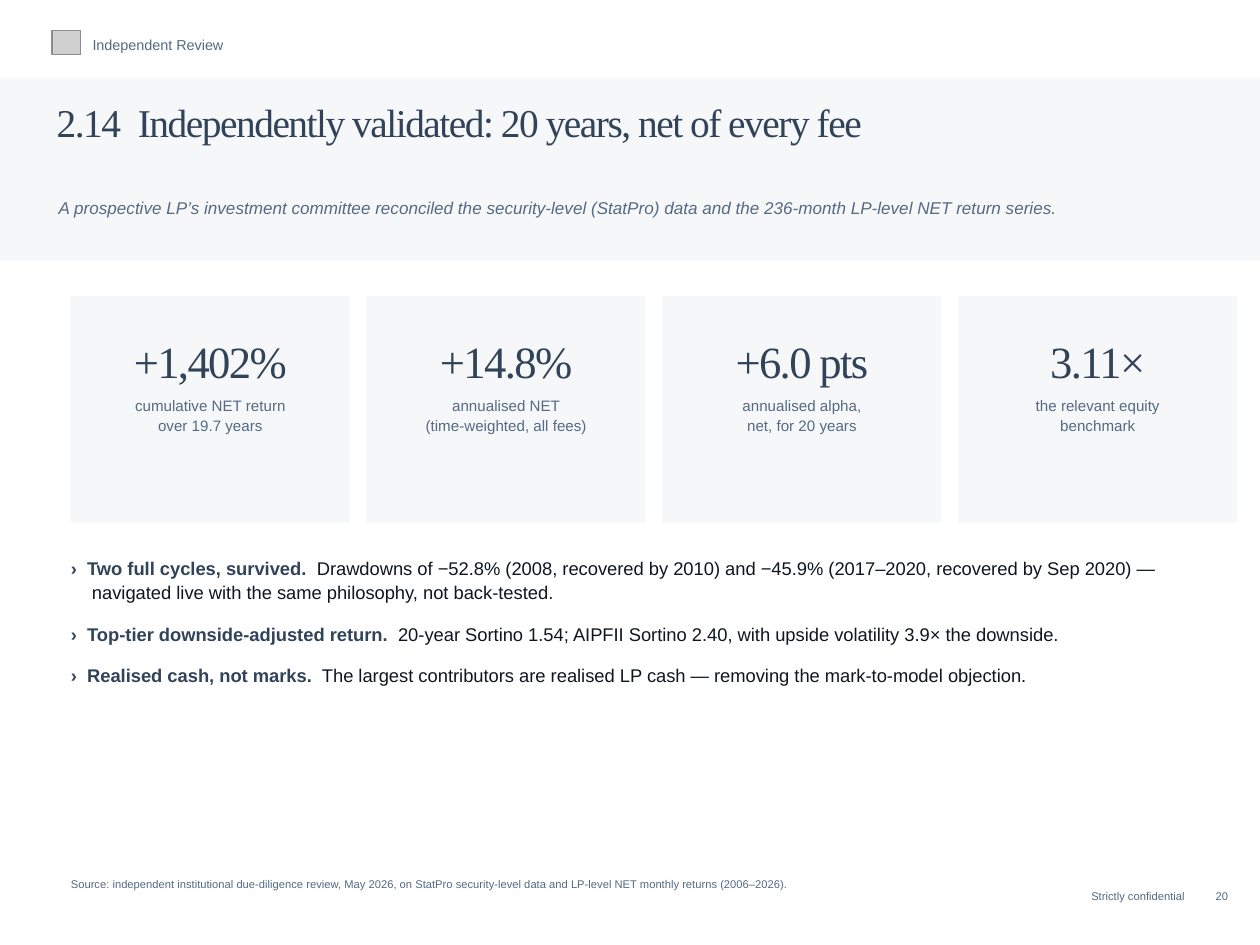
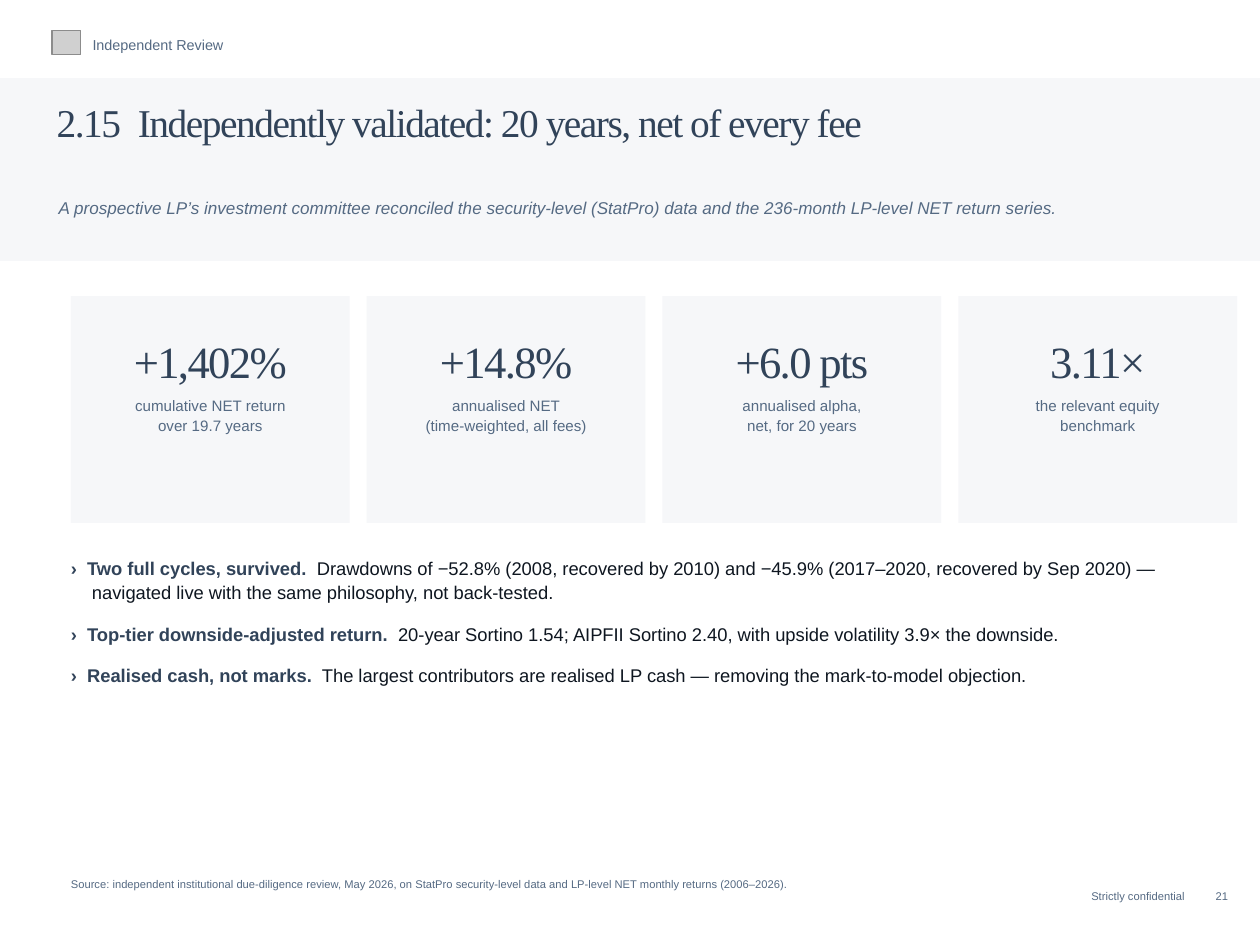
Before and after one commit to charette-lab/Claude, a slide deck: slide 24 of Athanase_Engaged_Ownership_Allocator_Deck.pptx (slide 23 before the commit). Drawn at 1260x945 pixels with LibreOffice and Linux fonts; fonts in the diff are those of the drawing; grey boxes stand for pictures. Boxes give left, top, right and bottom in pixels: in the first picture for what was removed or moved away, otherwise in the second. Text is boxed around its words. In the diff, an @@ line names an element or a change of style, - is before the commit and + after.

```diff
--- a/Athanase_Engaged_Ownership_Allocator_Deck.pptx
+++ b/Athanase_Engaged_Ownership_Allocator_Deck.pptx
@@ text at (x1=57, y1=109, x2=862, y2=145): text changed @@
-2.14 Independently validated: 20 years, net of every fee
+2.15 Independently validated: 20 years, net of every fee
@@ text at (x1=1091, y1=892, x2=1228, y2=903): text changed @@
-Strictly confidential 20
+Strictly confidential 21
```
Also in this commit, not shown: 15 other slides changed, 1 slide added, 1 other file.
